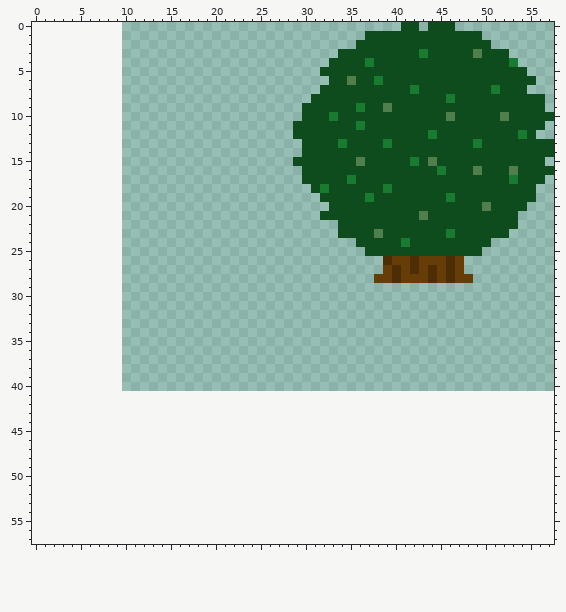
Two states of a pixel-art sprite, xavwi/sprites/spr_bush/48c2f02e-fc75-4398-978b-0e06c39520d2.png. Above, as it was before the edit.
The file is 64x64 pixels. Colours within 5 levels of each other are drawn and written as one. The old version is drawn lined up with the new one, on the new canvas.
The result:
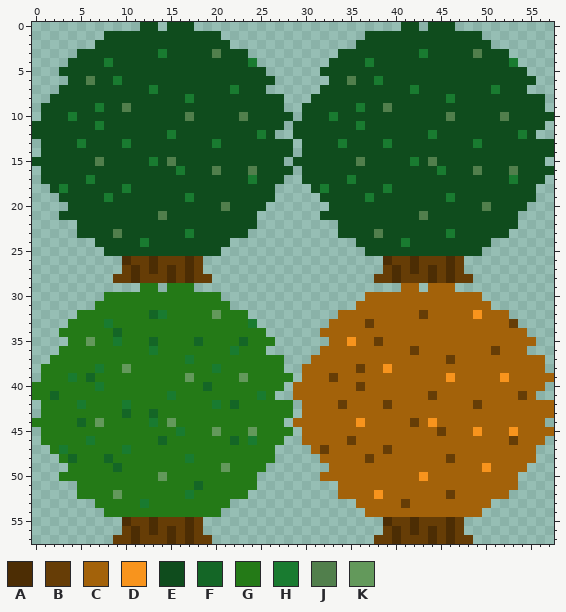
Palette (. is transparent): A #4c2d04  B #663d06  C #a3620a  D #f8941d  E #0f4c1d  F #146626  G #247a17  H #197b30  J #517f4c  K #63995b
From old to new:
canvas 64x64 -> 58x58, the old top-left corner now at 10,-23 (the part of the old canvas that was cut away was empty and is not shown)
y 0: x 12..13 .. -> EE; x 15..17 ... -> EEE
y 1: x 8..20 ............. -> EEEEEEEEEEEEE
y 2: x 7..21 ............... -> EEEEEEEEEEEEEEE
y 3: x 5..23 ................... -> EEEEEEEEEHEEEEEJEEE
y 4: x 4..24 ..................... -> EEEEHEEEEEEEEEEEEEEEH
y 5: x 3..25 ....................... -> EEEEEEEEEEEEEEEEEEEEEEE
y 6: x 4..26 ....................... -> EEJEEHEEEEEEEEEEEEEEEEE
y 7: x 3..25 ....................... -> EEEEEEEEEEHEEEEEEEEHEEE
y 8: x 2..27 .......................... -> EEEEEEEEEEEEEEEHEEEEEEEEEE
y 9: x 1..27 ........................... -> EEEEEEHEEJEEEEEEEEEEEEEEEEE
y 10: x 1..28 ............................ -> EEEHEEEEEEEEEEEEJEEEEEJEEEEE
y 11: x 0..27 ............................ -> EEEEEEEHEEEEEEEEEEEEEEEEEEEE
y 12: x 0..26 ........................... -> EEEEEEEEEEEEEEEHEEEEEEEEEHE
y 13: x 1..28 ............................ -> EEEEHEEEEHEEEEEEEEEHEEEEEEEE
y 14: x 1..28 ............................ -> EEEEEEEEEEEEEEEEEEEEEEEEEEEE
y 15: x 0..27 ............................ -> EEEEEEEJEEEEEHEJEEEEEEEEEEEE
y 16: x 1..28 ............................ -> EEEEEEEEEEEEEEEHEEEJEEEJEEEE
y 17: x 1..27 ........................... -> EEEEEHEEEEEEEEEEEEEEEEEHEEE
y 18: x 2..26 ......................... -> EHEEEEEEHEEEEEEEEEEEEEEEE
y 19: x 3..26 ........................ -> EEEEEHEEEEEEEEHEEEEEEEEE
y 20: x 4..25 ...................... -> EEEEEEEEEEEEEEEEEJEEEE
y 21: x 3..24 ...................... -> EEEEEEEEEEEJEEEEEEEEEE
y 22: x 5..24 .................... -> EEEEEEEEEEEEEEEEEEEE
y 23: x 5..23 ................... -> EEEEJEEEEEEEHEEEEEE
y 24: x 7..21 ............... -> EEEEEHEEEEEEEEE
y 25: x 8..20 ............. -> EEEEEEEEEEEEE
y 26: x 10..18 ......... -> ABBABBBAB
y 27: x 10..18 ......... -> BABABABAB
y 28: x 9..19 ........... -> BBABBBABABB
y 29: x 12..13 .. -> GG; x 15..17 ... -> GGG; x 41..42 .. -> CC; x 44..46 ... -> CCC
y 30: x 8..20 ............. -> GGGGGGGGGGGGG; x 37..49 ............. -> CCCCCCCCCCCCC
y 31: x 7..21 ............... -> GGGGGGGGGGGGGGG; x 36..50 ............... -> CCCCCCCCCCCCCCC
y 32: x 5..23 ................... -> GGGGGGGGFHGGGGGKGGG; x 34..52 ................... -> CCCCCCCCCBCCCCCDCCC
y 33: x 4..24 ..................... -> GGGGHGGGGGGGGGGGGGGGH; x 33..53 ..................... -> CCCCBCCCCCCCCCCCCCCCB
y 34: x 3..25 ....................... -> GGGGGGFGGGGGGGGGGGGGGGG; x 32..54 ....................... -> CCCCCCCCCCCCCCCCCCCCCCC
y 35: x 4..26 ....................... -> GGKGGHGGGFGGGGFGGGGFGGG; x 33..55 ....................... -> CCDCCBCCCCCCCCCCCCCCCCC
y 36: x 3..25 ....................... -> GGGGGGGGGGHGGGGGGGGHGGG; x 32..54 ....................... -> CCCCCCCCCCBCCCCCCCCBCCC
y 37: x 2..27 .......................... -> GGGGGGGGGGGGGGGHGGGGGGGGGG; x 31..56 .......................... -> CCCCCCCCCCCCCCCBCCCCCCCCCC
y 38: x 1..27 ........................... -> GGGGGGHGGKGGGGGGGGGHGGGGGGG; x 30..56 ........................... -> CCCCCCBCCDCCCCCCCCCCCCCCCCC
y 39: x 1..28 ............................ -> GGGHGFGGGGGGGGGGKGGGGGKGGGGG; x 30..57 ............................ -> CCCBCCCCCCCCCCCCDCCCCCDCCCCC
y 40: x 0..27 ............................ -> GGGGGGGHGGGGGGGGGGGFGGGGGGGG; x 29..56 ............................ -> CCCCCCCBCCCCCCCCCCCCCCCCCCCC
y 41: x 0..26 ........................... -> GGFGGGGGGGGGGGGHGGGGGGGGGHG; x 29..55 ........................... -> CCCCCCCCCCCCCCCBCCCCCCCCCBC
y 42: x 1..28 ............................ -> GGGGHGGGGHGGGGGGGGGHGFGGGGGG; x 30..57 ............................ -> CCCCBCCCCBCCCCCCCCCBCCCCCCCC
y 43: x 1..28 ............................ -> GGGGGGGGGFGGFGGGGGGGGGGGGGGG; x 30..57 ............................ -> CCCCCCCCCCCCCCCCCCCCCCCCCCCC
y 44: x 0..27 ............................ -> GGGGGFGKGGGGGHGKGGGGGGGGGGGG; x 29..56 ............................ -> CCCCCCCDCCCCCBCDCCCCCCCCCCCC
y 45: x 1..28 ............................ -> GGGGGGGGGGGGGGGHGGGKGGGKGGGG; x 30..57 ............................ -> CCCCCCCCCCCCCCCBCCCDCCCDCCCC
y 46: x 1..27 ........................... -> GGGGGHGGGGGGGFGGGGGGGFGHGGG; x 30..56 ........................... -> CCCCCBCCCCCCCCCCCCCCCCCBCCC
y 47: x 2..26 ......................... -> GHGGGGGGHGGGGGGGGGGGGGGGG; x 31..55 ......................... -> CBCCCCCCBCCCCCCCCCCCCCCCC
y 48: x 3..26 ........................ -> GFGGGFGGGGGGGGHGGGGGGGGG; x 32..55 ........................ -> CCCCCBCCCCCCCCBCCCCCCCCC
y 49: x 4..25 ...................... -> GGGGGFGGGGGGGGGGGKGGGG; x 33..54 ...................... -> CCCCCCCCCCCCCCCCCDCCCC
y 50: x 3..24 ...................... -> GGGGGGGGGGGKGGGGGGGGGG; x 32..53 ...................... -> CCCCCCCCCCCDCCCCCCCCCC
y 51: x 5..24 .................... -> GGGGGGGGGGGGGFGGGGGG; x 34..53 .................... -> CCCCCCCCCCCCCCCCCCCC
y 52: x 5..23 ................... -> GGGGKGGGGGGGHGGGGGG; x 34..52 ................... -> CCCCDCCCCCCCBCCCCCC
y 53: x 7..21 ............... -> GGGGGHGGGGGGGGG; x 36..50 ............... -> CCCCCBCCCCCCCCC
y 54: x 8..20 ............. -> GGGGGGGGGGGGG; x 37..49 ............. -> CCCCCCCCCCCCC
y 55: x 10..18 ......... -> ABBABBBAB; x 39..47 ......... -> ABBABBBAB
y 56: x 10..18 ......... -> BABABABAB; x 39..47 ......... -> BABABABAB
y 57: x 9..19 ........... -> BBABBBABABB; x 38..48 ........... -> BBABBBABABB
